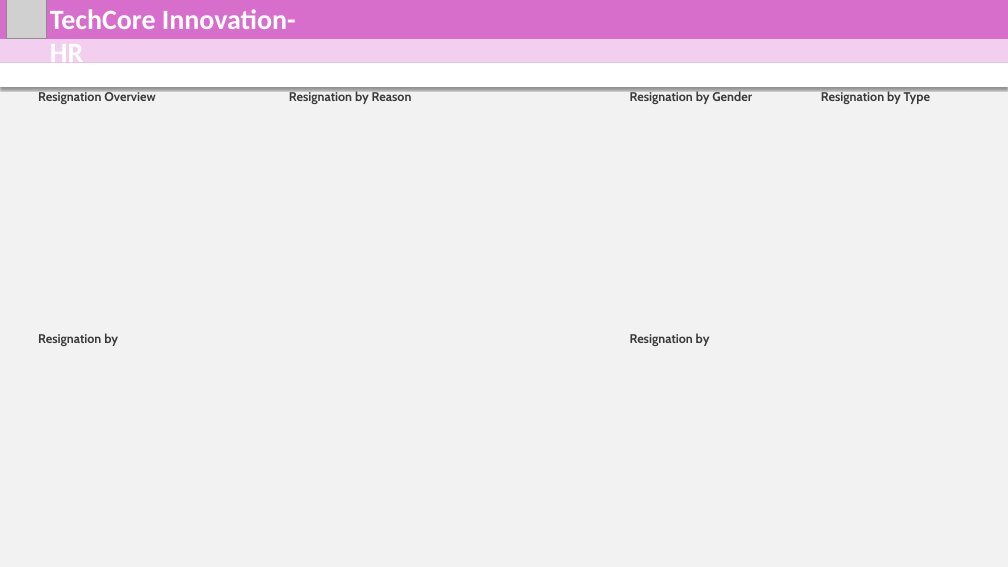
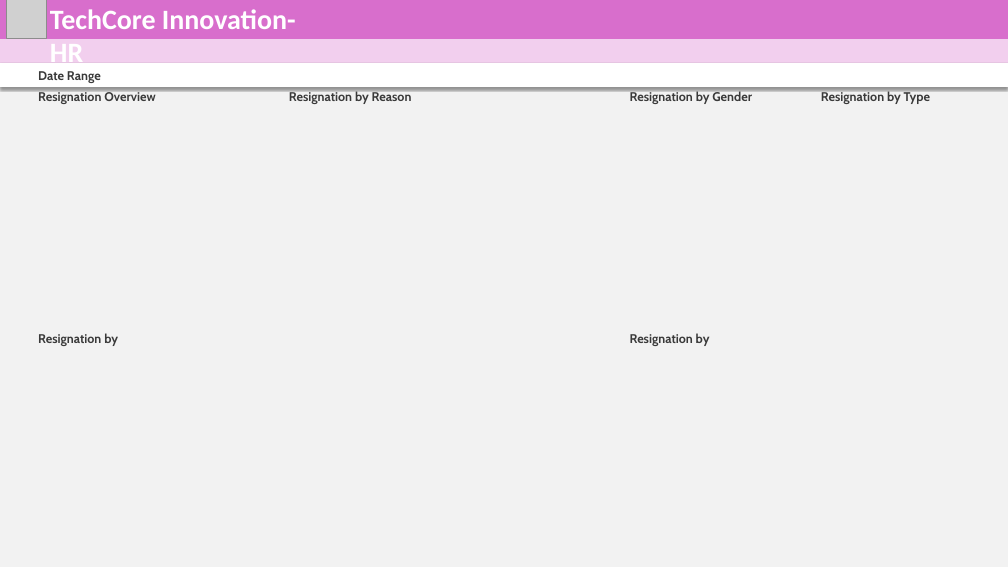
Before and after one commit to mmrnayan/HR-Analysis, a slide deck: slide 2 of New Microsoft PowerPoint Presentation.pptx (slide 1 before the commit). Drawn at 1008x567 pixels with LibreOffice and Linux fonts; fonts in the diff are those of the drawing; grey boxes stand for pictures. Boxes give left, top, right and bottom in pixels: in the first picture for what was removed or moved away, otherwise in the second. Text is boxed around its words. In the diff, an @@ line names an element or a change of style, - is before the commit and + after.

```diff
--- a/New Microsoft PowerPoint Presentation.pptx
+++ b/New Microsoft PowerPoint Presentation.pptx
@@ text added at <box>38,71,101,83</box>, 18 pt, text #3A3A3A, bold @@
+Date Range
```
Also in this commit, not shown: 1 other slide changed, 4 slides added, 31 other files.
